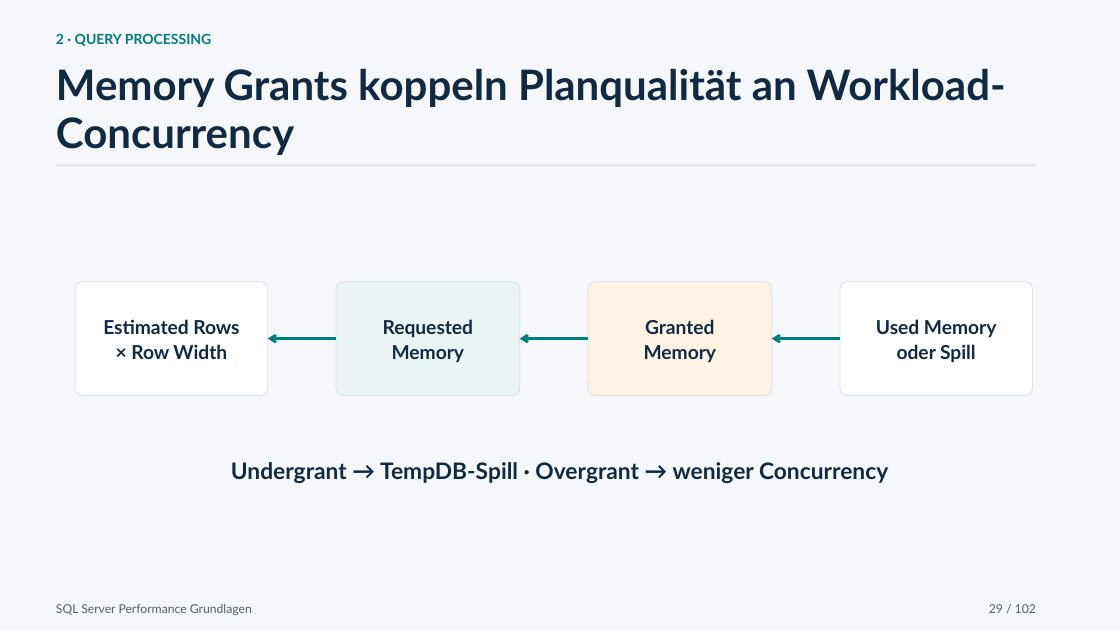
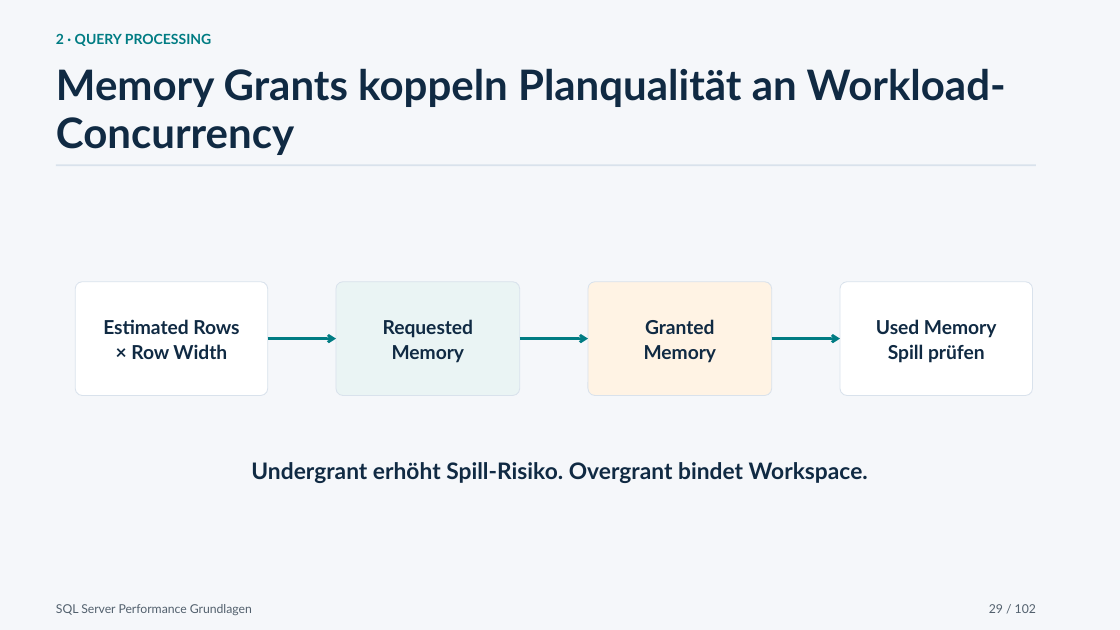
Before and after one commit to gecompat/SQL_PerformanceSchulung, a slide deck: slide 29 of Presentations/Performance_Schulung_Chat_2026-07-23_2146_SQL_Server_Performance_Grundlagen.pptx. Drawn at 1120x630 pixels with LibreOffice and Linux fonts; fonts in the diff are those of the drawing. Boxes give left, top, right and bottom in pixels: in the first picture for what was removed or moved away, otherwise in the second. Text is boxed around its words. In the diff, an @@ line names an element or a change of style, - is before the commit and + after.

```diff
--- a/Presentations/Performance_Schulung_Chat_2026-07-23_2146_SQL_Server_Performance_Grundlagen.pptx
+++ b/Presentations/Performance_Schulung_Chat_2026-07-23_2146_SQL_Server_Performance_Grundlagen.pptx
@@ arrow (268, 339) - (336, 339): arrowheads changed @@
@@ arrow (520, 339) - (588, 339): arrowheads changed @@
@@ arrow (772, 339) - (840, 339): arrowheads changed @@
@@ text at <box>888,344,985,363</box>: text changed @@
-oder Spill
+Spill prüfen
@@ text at <box>251,462,868,483</box>: text changed @@
-Undergrant → TempDB-Spill · Overgrant → weniger Concurrency
+Undergrant erhöht Spill-Risiko. Overgrant bindet Workspace.
```
Also in this commit, not shown: 15 other slides changed, 12 other files.
